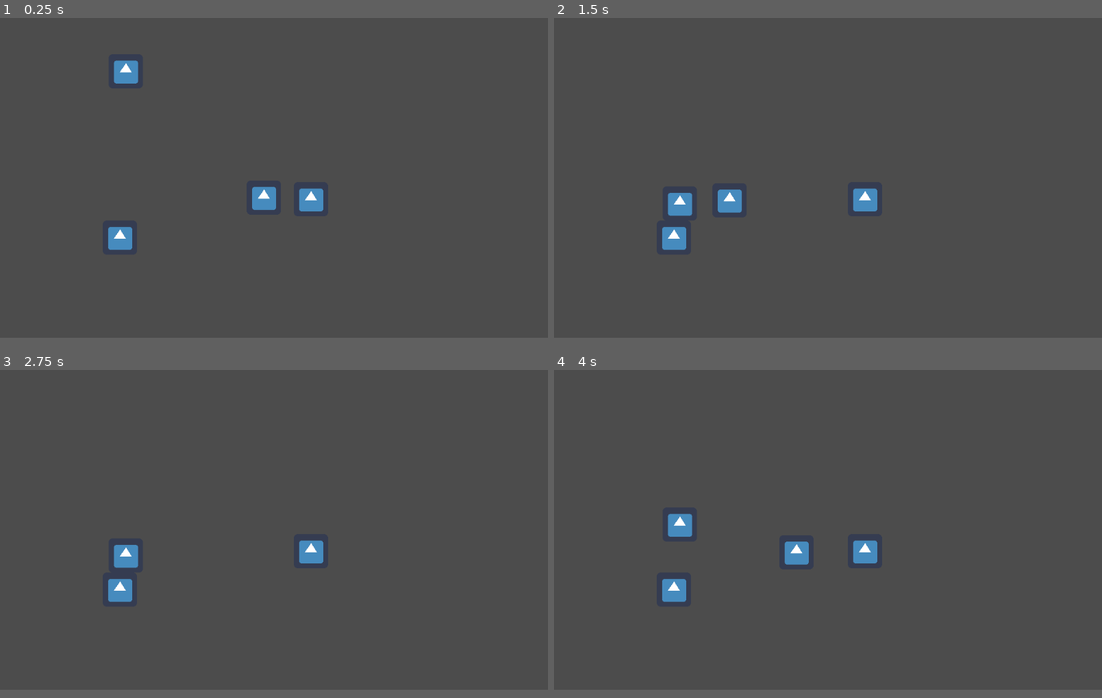
Above: before the commit, frames 1-4 (two rows, left to right).
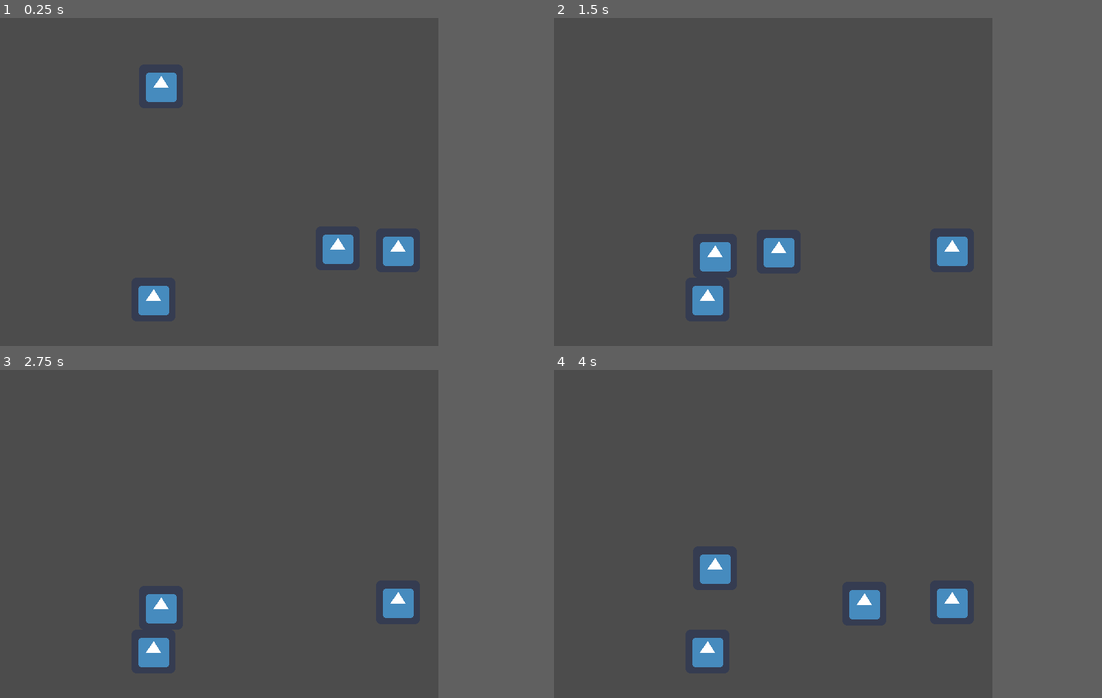
Above: after the commit, the same moments.

Repository: Gravedigger7789/spider-scramble
Game: Godot game, scene res://main.tscn
Same seed, same stepped clock (60 frames per second), same inputs: the game is played once before the commit and once after it. The engine's default icon, where the game draws it, is replaced by a stand-in: a white triangle on a blue panel in a dark square.
Inputs:
- Up to frame 1 (0.25 s): no input
- Up to frame 2 (1.5 s): tap Z (attack) at 0.6, 1.35 s; tap Up (jump) at 0.77 s
- Up to frame 3 (2.75 s): tap Up (jump) at 1.52 s; tap Z (attack) at 2.1 s
- Up to frame 4 (4 s): tap Z (attack) at 2.85, 3.6 s; tap Up (jump) at 3.02, 3.77 s
In our replay, the window is 800x468 before the commit and 640x480 after it. These sizes can differ from the game's own. Grey fills any space a smaller window leaves; there, only what the larger window draws over its background counts as a difference.

The runs differ from the first frame. In frame 1, 3.2% of the frame differs, in the area x 19-76%, y 12-91%; in frame 2, 3.2%; in frame 3, 2.4%; in frame 4, 3.2%, in the area x 19-76%, y 43-91%.

Commit message:
Parallax Forest Background (#10)
* Working on parallax background

* Renamed Level folder

* Fixed oversampling warning

* Added sprites to tree background

* Working on sprite spawners

* Moved obstacle spawn off screen

* Formatting

* Changed background name

Diff:
--- a/project.godot
+++ b/project.godot
@@ -9,6 +9,11 @@
 config_version=4
 
 _global_script_classes=[ {
+"base": "Sprite",
+"class": "MovingSprite",
+"language": "GDScript",
+"path": "res://src/Level/MovingSprite.gd"
+}, {
 "base": "Area2D",
 "class": "Obstacle",
 "language": "GDScript",
@@ -25,14 +30,21 @@
 "path": "res://src/Weapons/Projectile.gd"
 }, {
 "base": "Position2D",
+"class": "SpriteSpawner",
+"language": "GDScript",
+"path": "res://src/Level/SpriteSpawner.gd"
+}, {
+"base": "Position2D",
 "class": "Weapon",
 "language": "GDScript",
 "path": "res://src/Weapons/Weapon.gd"
 } ]
 _global_script_class_icons={
+"MovingSprite": "",
 "Obstacle": "",
 "Player": "",
 "Projectile": "",
+"SpriteSpawner": "",
 "Weapon": ""
 }
 
@@ -44,6 +56,8 @@
 
 [display]
 
+window/size/width=640
+window/size/height=480
 window/dpi/allow_hidpi=true
 window/stretch/mode="viewport"
 window/stretch/aspect="keep"
@@ -82,3 +96,4 @@
 [rendering]
 
 environment/default_environment="res://default_env.tres"
+quality/dynamic_fonts/use_oversampling=false
--- /dev/null
+++ b/src/Level/MovingSprite.gd
@@ -0,0 +1,17 @@
+extends Sprite
+class_name MovingSprite
+
+export var velocity: Vector2 = Vector2(-400, 0)
+
+onready var size := Vector2(texture.get_width(), texture.get_height())
+
+
+func _ready():
+	var visibility_notifier := VisibilityNotifier2D.new()
+	visibility_notifier.rect = get_rect()
+	visibility_notifier.connect("screen_exited", self, "queue_free")
+	add_child(visibility_notifier)
+
+
+func _physics_process(delta: float) -> void:
+	position += velocity * delta
--- /dev/null
+++ b/src/Level/Sandbox1.tscn
@@ -0,0 +1,35 @@
+[gd_scene load_steps=6 format=2]
+
+[ext_resource path="res://icon.png" type="Texture" id=1]
+[ext_resource path="res://src/Actors/Player.tscn" type="PackedScene" id=2]
+[ext_resource path="res://src/Objects/ObstacleSpawner.tscn" type="PackedScene" id=3]
+[ext_resource path="res://src/Level/TreeBackground.tscn" type="PackedScene" id=4]
+
+[sub_resource type="RectangleShape2D" id=2]
+extents = Vector2( 32, 32 )
+
+[node name="Sandbox1" type="Node2D"]
+
+[node name="TreeBackground" parent="." instance=ExtResource( 4 )]
+
+[node name="KinematicBody2D" parent="." instance=ExtResource( 2 )]
+position = Vector2( 96, 96 )
+
+[node name="Enemy" type="StaticBody2D" parent="."]
+position = Vector2( 288, 264 )
+collision_layer = 2
+
+[node name="icon" type="Sprite" parent="Enemy"]
+texture = ExtResource( 1 )
+__meta__ = {
+"_edit_lock_": true
+}
+
+[node name="CollisionShape2D" type="CollisionShape2D" parent="Enemy"]
+shape = SubResource( 2 )
+__meta__ = {
+"_edit_lock_": true
+}
+
+[node name="ObstacleSpawner" parent="." instance=ExtResource( 3 )]
+position = Vector2( 768, 256 )
--- /dev/null
+++ b/src/Level/SpriteSpawner.gd
@@ -0,0 +1,48 @@
+extends Position2D
+class_name SpriteSpawner
+
+var sprites: Array
+
+export var sprite_velocity: Vector2 = Vector2(-400, 0)
+export(Array, Texture) var textures: Array
+export(float, 0, 30) var min_spawn_time := 2.0
+export(float, 0, 30) var max_spawn_time := 4.0
+
+onready var spawn_timer: Timer = $SpawnTimer
+onready var floor_raycast: RayCast2D = $FloorCheck
+
+
+func _ready() -> void:
+	randomize()
+	randomize_spawn_time()
+
+
+func create_sprite(texture: Texture) -> MovingSprite:
+	var sprite := MovingSprite.new()
+	sprite.texture = texture
+	sprite.velocity = sprite_velocity
+	return sprite
+
+
+func randomize_spawn_time() -> void:
+	var random_spawn_time := rand_range(min_spawn_time, max_spawn_time)
+	spawn_timer.start(random_spawn_time)
+
+
+func spawn_random_sprite() -> void:
+	var random_index := randi() % textures.size()
+	var texture: Texture = textures[random_index]
+	var sprite := create_sprite(texture)
+	add_child(sprite)
+	var sprite_size := Vector2(sprite.texture.get_width(), sprite.texture.get_height())
+	var floor_position := (
+		floor_raycast.get_collision_point() - (sprite_size / 2)
+		if floor_raycast.is_colliding()
+		else global_position
+	)
+	sprite.global_position = floor_position
+
+
+func _on_SpawnTimer_timeout() -> void:
+	spawn_random_sprite()
+	randomize_spawn_time()
--- /dev/null
+++ b/src/Level/SpriteSpawner.tscn
@@ -0,0 +1,24 @@
+[gd_scene load_steps=4 format=2]
+
+[ext_resource path="res://src/Level/SpriteSpawner.gd" type="Script" id=1]
+[ext_resource path="res://assets/forest/tree-1.png" type="Texture" id=2]
+[ext_resource path="res://assets/forest/tree-2.png" type="Texture" id=3]
+
+[node name="SpriteSpawner" type="Position2D"]
+script = ExtResource( 1 )
+__meta__ = {
+"_gizmo_extents_": 32.0
+}
+textures = [ ExtResource( 2 ), ExtResource( 3 ) ]
+
+[node name="SpawnTimer" type="Timer" parent="."]
+one_shot = true
+
+[node name="FloorCheck" type="RayCast2D" parent="."]
+enabled = true
+collision_mask = 4
+__meta__ = {
+"_edit_lock_": true
+}
+
+[connection signal="timeout" from="SpawnTimer" to="." method="_on_SpawnTimer_timeout"]
--- /dev/null
+++ b/src/Level/TreeBackground.gd
@@ -0,0 +1,18 @@
+extends ParallaxBackground
+
+export var velocity: Vector2 = Vector2(-400, 0)
+
+onready var tree_spawner: SpriteSpawner = $TreeSpawner
+onready var shrub_spawner: SpriteSpawner = $ShrubSpawner
+onready var foliage_spawner: SpriteSpawner = $FoliageSpawner
+
+
+func _ready():
+	tree_spawner.sprite_velocity = velocity
+	shrub_spawner.sprite_velocity = velocity
+	foliage_spawner.sprite_velocity = velocity
+
+
+func _physics_process(delta: float) -> void:
+	var offset: Vector2 = get_scroll_offset() + velocity * delta
+	set_scroll_offset(offset)
--- /dev/null
+++ b/src/Level/TreeBackground.tscn
@@ -0,0 +1,116 @@
+[gd_scene load_steps=24 format=2]
+
+[ext_resource path="res://src/Level/TreeBackground.gd" type="Script" id=1]
+[ext_resource path="res://assets/forest/treetop.png" type="Texture" id=2]
+[ext_resource path="res://assets/forest/floor-3.png" type="Texture" id=3]
+[ext_resource path="res://assets/forest/floor-2.png" type="Texture" id=4]
+[ext_resource path="res://assets/forest/forestback-2.png" type="Texture" id=5]
+[ext_resource path="res://assets/forest/forestback-3.png" type="Texture" id=6]
+[ext_resource path="res://assets/forest/floor-1.png" type="Texture" id=7]
+[ext_resource path="res://assets/forest/forestback-1.png" type="Texture" id=8]
+[ext_resource path="res://src/Level/SpriteSpawner.tscn" type="PackedScene" id=9]
+[ext_resource path="res://assets/forest/litebush-5.png" type="Texture" id=10]
+[ext_resource path="res://assets/forest/litebush-4.png" type="Texture" id=11]
+[ext_resource path="res://assets/forest/litebush-2.png" type="Texture" id=12]
+[ext_resource path="res://assets/forest/darkbush-2.png" type="Texture" id=13]
+[ext_resource path="res://assets/forest/darkbush-4.png" type="Texture" id=14]
+[ext_resource path="res://assets/forest/litebush-1.png" type="Texture" id=15]
+[ext_resource path="res://assets/forest/darkbush-3.png" type="Texture" id=16]
+[ext_resource path="res://assets/forest/litebush-3.png" type="Texture" id=17]
+[ext_resource path="res://assets/forest/darkbush-1.png" type="Texture" id=18]
+[ext_resource path="res://assets/forest/foliage-2.png" type="Texture" id=19]
+[ext_resource path="res://assets/forest/foliage-1.png" type="Texture" id=20]
+[ext_resource path="res://assets/forest/foliage-3.png" type="Texture" id=21]
+[ext_resource path="res://assets/forest/foliage-4.png" type="Texture" id=22]
+
+[sub_resource type="RectangleShape2D" id=1]
+extents = Vector2( 640, 92 )
+
+[node name="TreeBackground" type="Node"]
+
+[node name="ParallaxBackground" type="ParallaxBackground" parent="."]
+scroll_limit_end = Vector2( 0, 480 )
+script = ExtResource( 1 )
+
+[node name="Background" type="Sprite" parent="ParallaxBackground"]
+texture = ExtResource( 8 )
+centered = false
+
+[node name="FarTrees" type="ParallaxLayer" parent="ParallaxBackground"]
+motion_scale = Vector2( 0.1, 0.1 )
+motion_mirroring = Vector2( 640, 0 )
+
+[node name="Sprite" type="Sprite" parent="ParallaxBackground/FarTrees"]
+texture = ExtResource( 5 )
+centered = false
+
+[node name="MidTrees" type="ParallaxLayer" parent="ParallaxBackground"]
+motion_scale = Vector2( 0.25, 0.25 )
+motion_mirroring = Vector2( 640, 0 )
+
+[node name="Sprite" type="Sprite" parent="ParallaxBackground/MidTrees"]
+texture = ExtResource( 6 )
+centered = false
+
+[node name="TreeSpawner" parent="ParallaxBackground" instance=ExtResource( 9 )]
+position = Vector2( 832, 256 )
+
+[node name="TreeTops" type="ParallaxLayer" parent="ParallaxBackground"]
+motion_mirroring = Vector2( 640, 0 )
+
+[node name="Sprite" type="Sprite" parent="ParallaxBackground/TreeTops"]
+texture = ExtResource( 2 )
+centered = false
+
+[node name="FoliageSpawner" parent="ParallaxBackground" instance=ExtResource( 9 )]
+position = Vector2( 832, 24 )
+textures = [ ExtResource( 20 ), ExtResource( 19 ), ExtResource( 21 ), ExtResource( 22 ) ]
+min_spawn_time = 0.5
+max_spawn_time = 2.0
+
+[node name="ShrubSpawner" parent="ParallaxBackground" instance=ExtResource( 9 )]
+position = Vector2( 800, 256 )
+textures = [ ExtResource( 18 ), ExtResource( 13 ), ExtResource( 16 ), ExtResource( 14 ), ExtResource( 15 ), ExtResource( 12 ), ExtResource( 17 ), ExtResource( 11 ), ExtResource( 10 ) ]
+min_spawn_time = 1.0
+max_spawn_time = 2.0
+
+[node name="Ground" type="ParallaxLayer" parent="ParallaxBackground"]
+motion_mirroring = Vector2( 640, 0 )
+
+[node name="TextureRect" type="TextureRect" parent="ParallaxBackground/Ground"]
+margin_top = 288.0
+margin_right = 640.0
+margin_bottom = 352.0
+texture = ExtResource( 7 )
+stretch_mode = 2
+__meta__ = {
+"_edit_use_anchors_": false
+}
+
+[node name="TextureRect2" type="TextureRect" parent="ParallaxBackground/Ground"]
+margin_top = 352.0
+margin_right = 640.0
+margin_bottom = 416.0
+texture = ExtResource( 4 )
+stretch_mode = 2
+__meta__ = {
+"_edit_use_anchors_": false
+}
+
+[node name="TextureRect3" type="TextureRect" parent="ParallaxBackground/Ground"]
+margin_top = 416.0
+margin_right = 640.0
+margin_bottom = 480.0
+texture = ExtResource( 3 )
+stretch_mode = 2
+__meta__ = {
+"_edit_use_anchors_": false
+}
+
+[node name="StaticBody2D" type="StaticBody2D" parent="."]
+collision_layer = 4
+collision_mask = 7
+
+[node name="CollisionShape2D" type="CollisionShape2D" parent="StaticBody2D"]
+position = Vector2( 640, 388 )
+shape = SubResource( 1 )
--- a/src/Levels/Sandbox1.tscn
+++ /dev/null
@@ -1,64 +0,0 @@
-[gd_scene load_steps=5 format=2]
-
-[ext_resource path="res://icon.png" type="Texture" id=1]
-[ext_resource path="res://src/Actors/Player.tscn" type="PackedScene" id=2]
-[ext_resource path="res://src/Objects/ObstacleSpawner.tscn" type="PackedScene" id=3]
-
-[sub_resource type="RectangleShape2D" id=1]
-extents = Vector2( 32, 32 )
-
-[node name="Sandbox1" type="Node2D"]
-
-[node name="KinematicBody2D" parent="." instance=ExtResource( 2 )]
-position = Vector2( 224, 96 )
-
-[node name="Floor" type="StaticBody2D" parent="."]
-position = Vector2( 223.547, 416 )
-collision_layer = 4
-
-[node name="icon" type="Sprite" parent="Floor"]
-texture = ExtResource( 1 )
-__meta__ = {
-"_edit_lock_": true
-}
-
-[node name="CollisionShape2D" type="CollisionShape2D" parent="Floor"]
-shape = SubResource( 1 )
-__meta__ = {
-"_edit_lock_": true
-}
-
-[node name="Floor2" type="StaticBody2D" parent="."]
-position = Vector2( 928, 416 )
-collision_layer = 4
-
-[node name="icon" type="Sprite" parent="Floor2"]
-texture = ExtResource( 1 )
-__meta__ = {
-"_edit_lock_": true
-}
-
-[node name="CollisionShape2D" type="CollisionShape2D" parent="Floor2"]
-shape = SubResource( 1 )
-__meta__ = {
-"_edit_lock_": true
-}
-
-[node name="Enemy" type="StaticBody2D" parent="."]
-position = Vector2( 480, 352 )
-collision_layer = 2
-
-[node name="icon" type="Sprite" parent="Enemy"]
-texture = ExtResource( 1 )
-__meta__ = {
-"_edit_lock_": true
-}
-
-[node name="CollisionShape2D" type="CollisionShape2D" parent="Enemy"]
-shape = SubResource( 1 )
-__meta__ = {
-"_edit_lock_": true
-}
-
-[node name="ObstacleSpawner" parent="." instance=ExtResource( 3 )]
-position = Vector2( 928, 352 )
Not shown, changed: .gitignore
